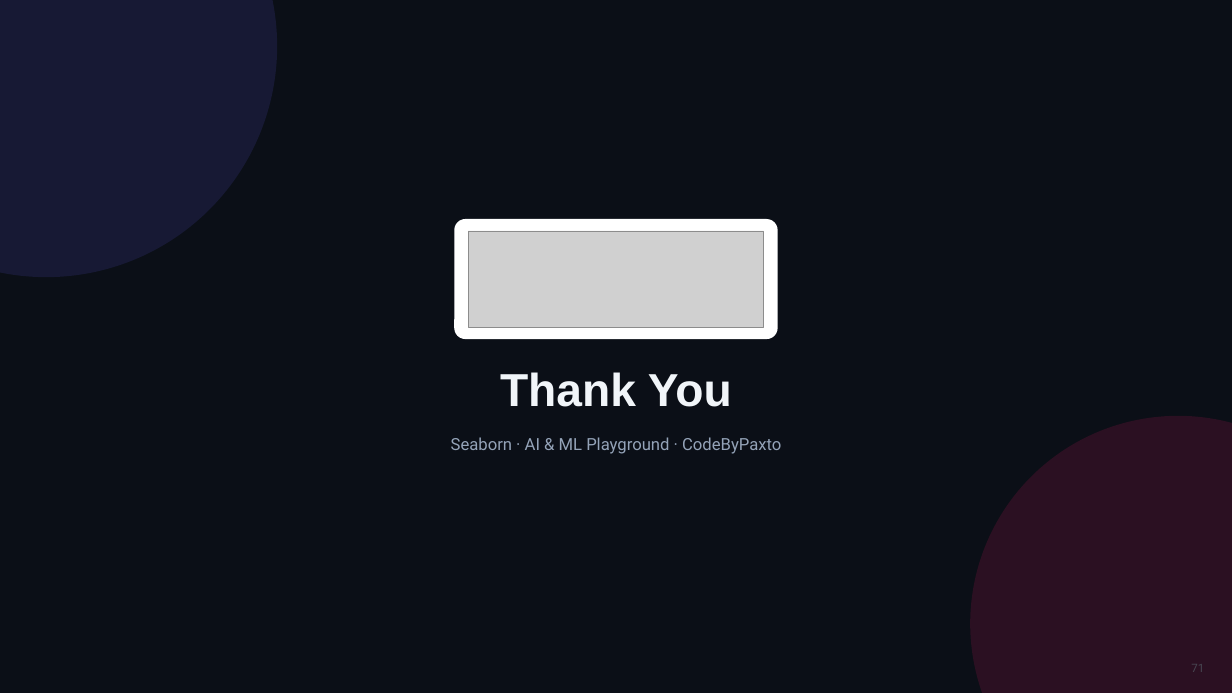
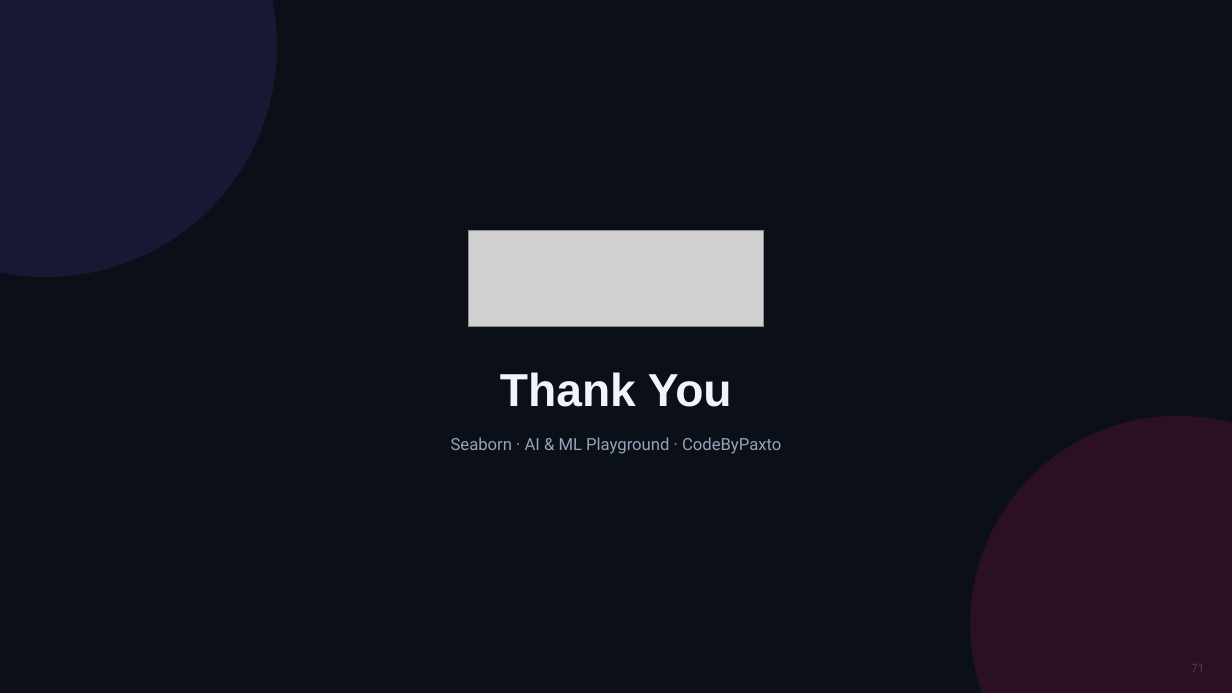
Before and after one commit to waseem-development/ai-and-ml-playground, a slide deck: slide 71 of slides/7_seaborn/Seaborn_AI_ML_Playground.pptx. Drawn at 1232x693 pixels with LibreOffice and Linux fonts; fonts in the diff are those of the drawing; grey boxes stand for pictures. Boxes give left, top, right and bottom in pixels: in the first picture for what was removed or moved away, otherwise in the second. Text is boxed around its words. In the diff, an @@ line names an element or a change of style, - is before the commit and + after.

```diff
--- a/slides/7_seaborn/Seaborn_AI_ML_Playground.pptx
+++ b/slides/7_seaborn/Seaborn_AI_ML_Playground.pptx
@@ rounded rectangle removed at <box>455,219,778,339</box> @@
```
Also in this commit, not shown: 6 other slides changed, 13 other files.
